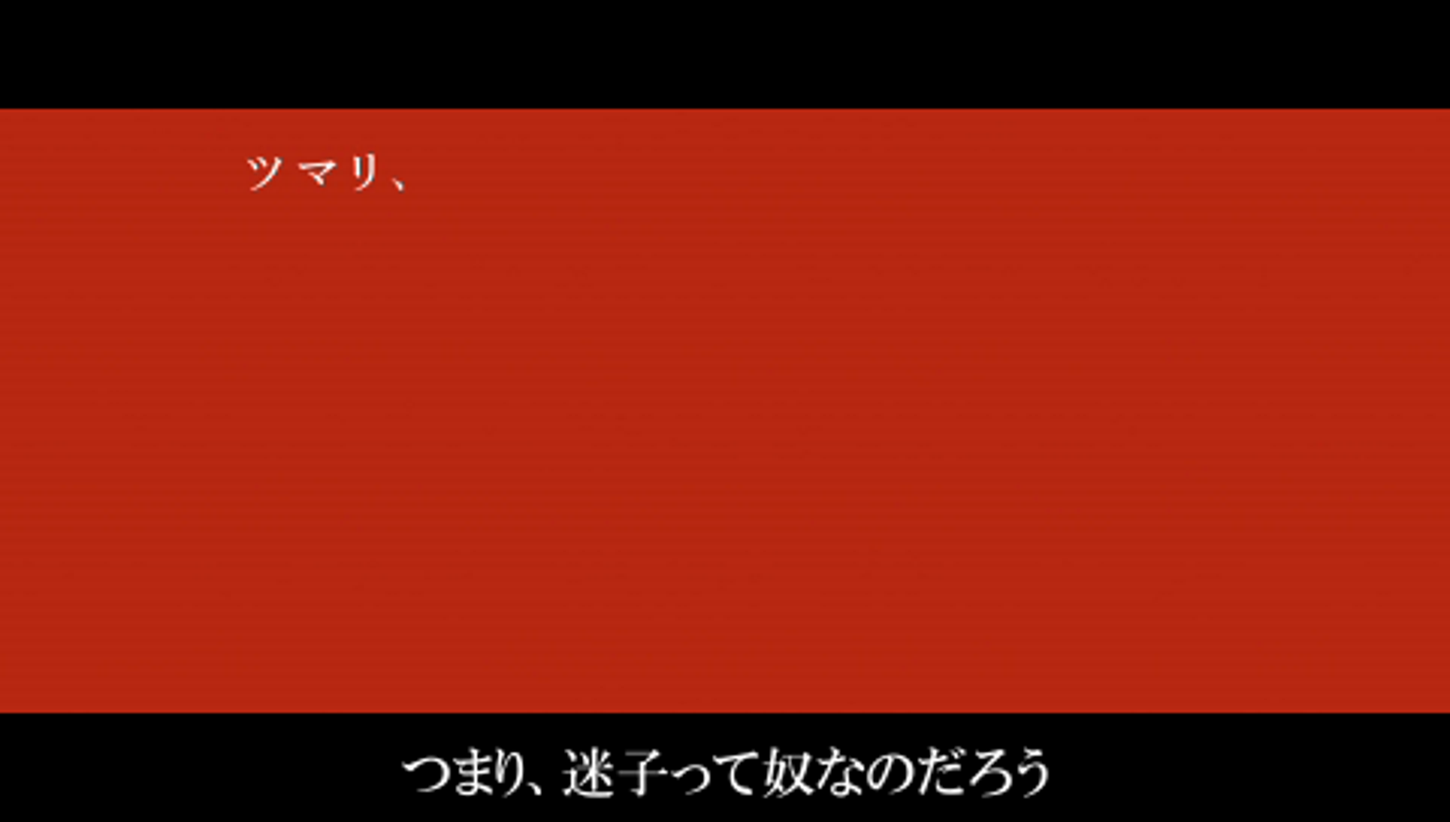
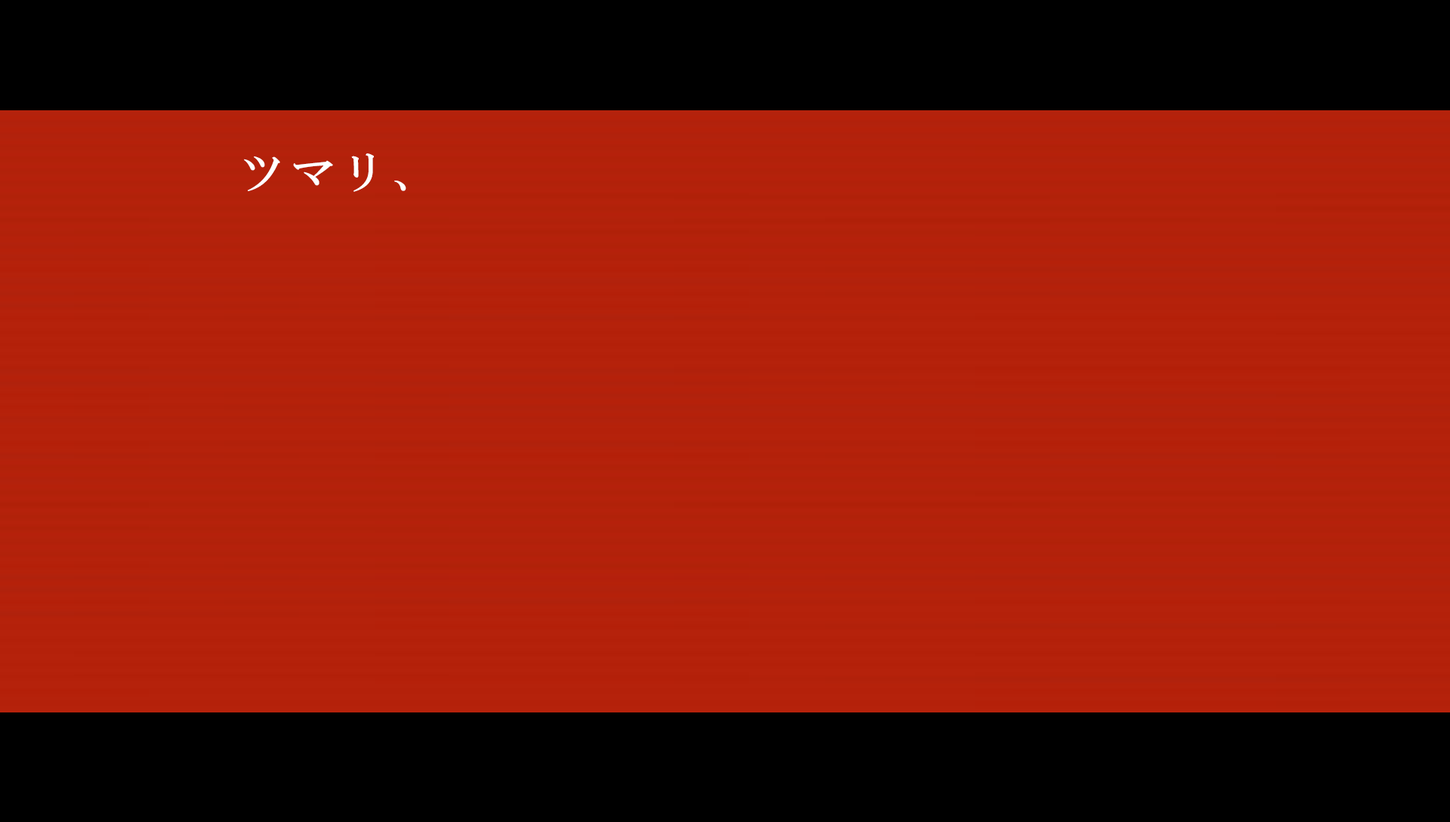
Comparing the layer stacks of the two 1450x822 images. Changes:
added layer "ツマリ、" above "Layer 2" over bbox(243, 153, 407, 192)
showed "Layer 2" over bbox(0, 107, 1450, 799)
